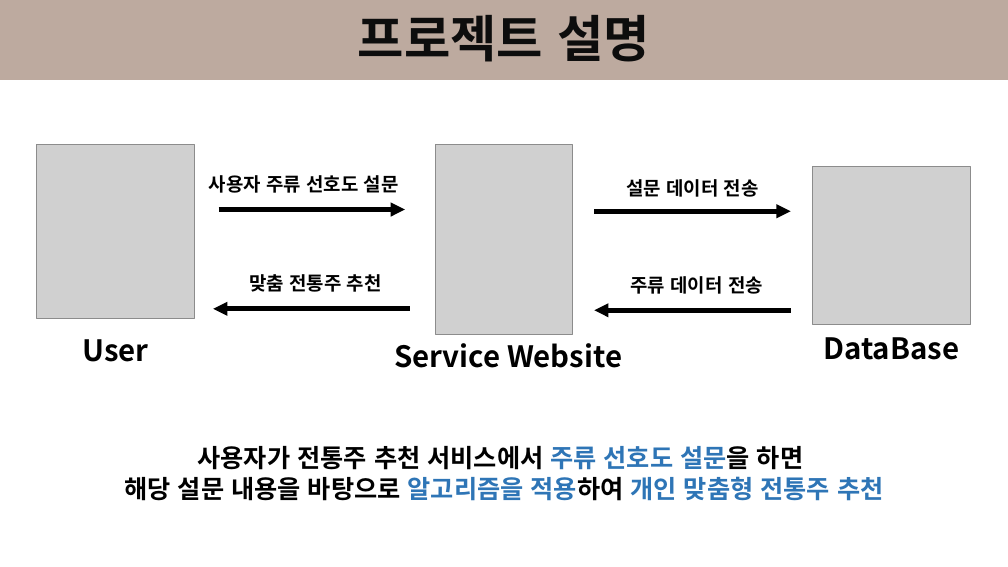
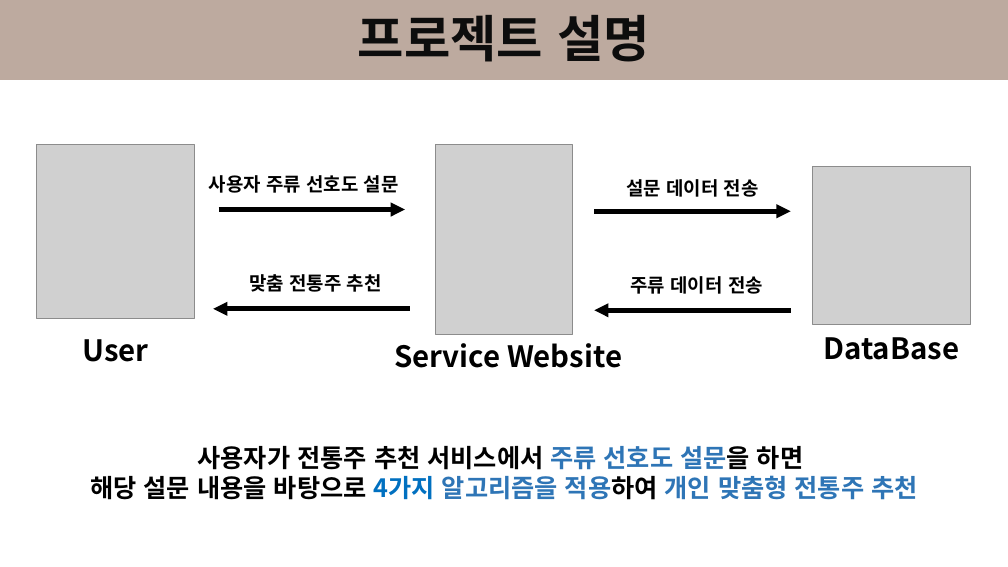
Before and after one commit to dongkieric98/Traditional_Liquor_Recommendation_Algorithm, a slide deck: slide 4 of TLRAlgorithm.pptx. Drawn at 1008x567 pixels with LibreOffice and Linux fonts; fonts in the diff are those of the drawing; grey boxes stand for pictures. Boxes give left, top, right and bottom in pixels: in the first picture for what was removed or moved away, otherwise in the second. Text is boxed around its words. In the diff, an @@ line names an element or a change of style, - is before the commit and + after.

```diff
--- a/TLRAlgorithm.pptx
+++ b/TLRAlgorithm.pptx
@@ text at box(90, 475, 917, 500): text changed @@
-해당 설문 내용을 바탕으로 알고리즘을 적용하여 개인 맞춤형 전통주 추천
+해당 설문 내용을 바탕으로 4가지 알고리즘을 적용하여 개인 맞춤형 전통주 추천
```
Also in this commit, not shown: 2 other slides changed, 5 slides added.
